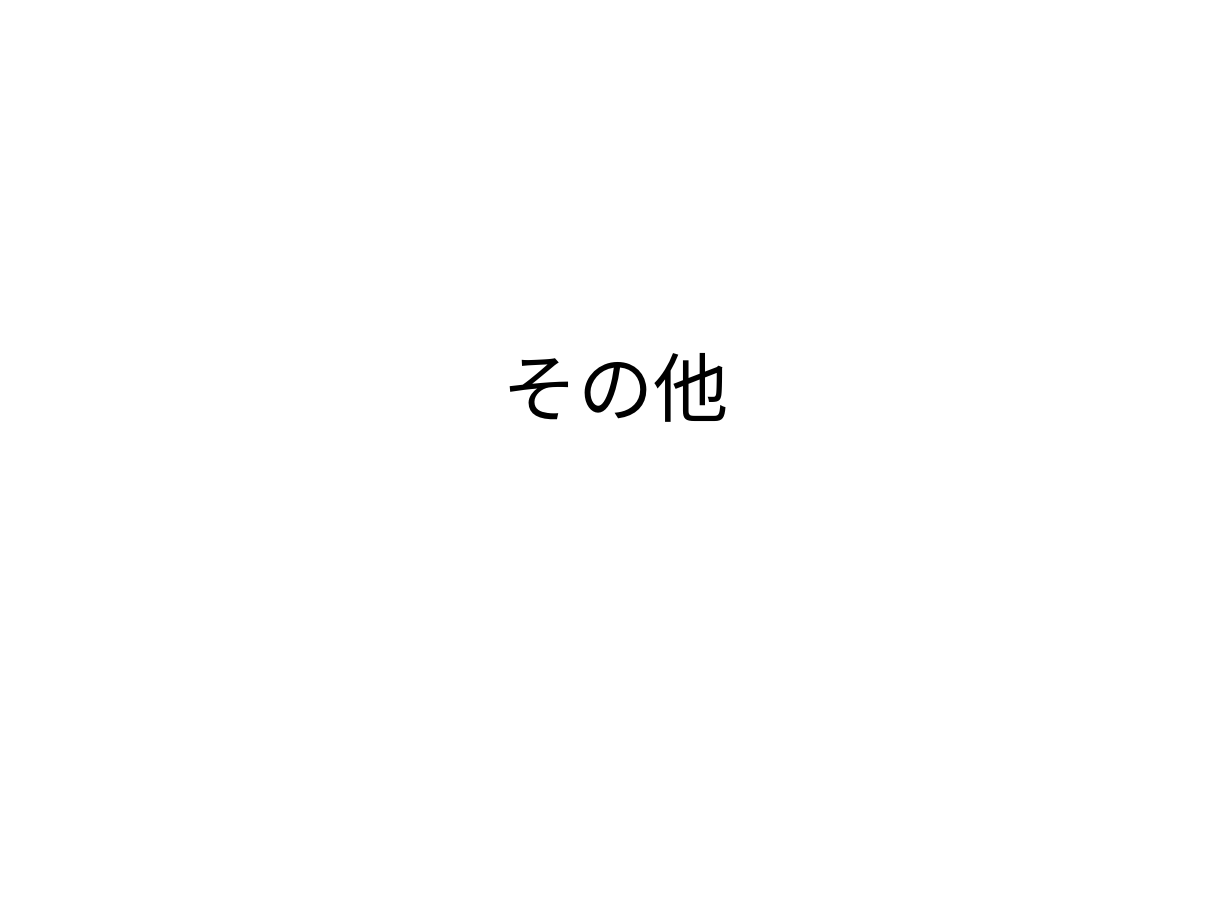
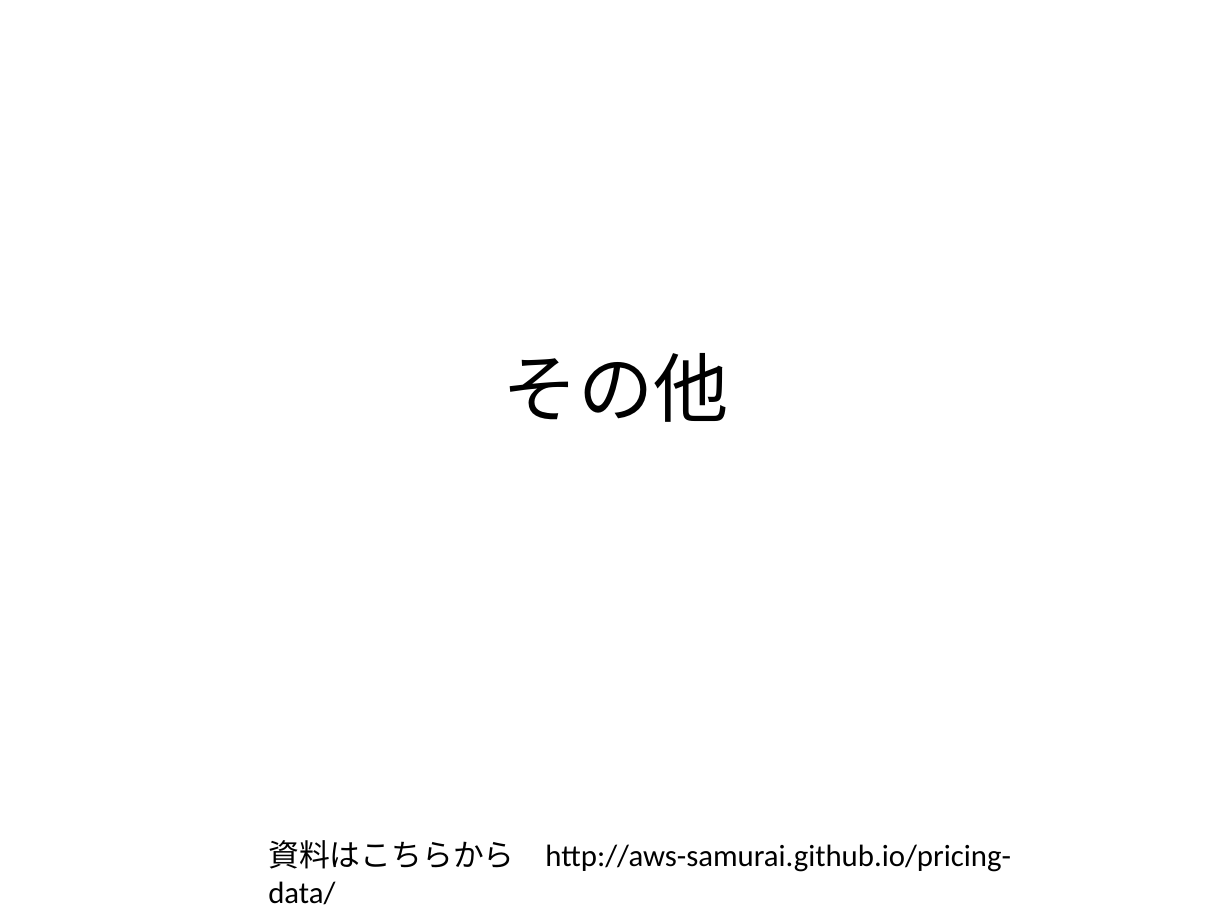
Before and after one commit to aws-samurai/pricing-data, a slide deck: slide 19 of slide/AWS料金体系グランドマスター王者決定戦.pptx. Drawn at 1232x924 pixels with LibreOffice and Linux fonts; fonts in the diff are those of the drawing; background and template pictures are left out. Boxes give left, top, right and bottom in pixels: in the first picture for what was removed or moved away, otherwise in the second. Text is boxed around its words. In the diff, an @@ line names an element or a change of style, - is before the commit and + after.

```diff
--- a/slide/AWS料金体系グランドマスター王者決定戦.pptx
+++ b/slide/AWS料金体系グランドマスター王者決定戦.pptx
@@ text added at (268,840,1011,872), 18 pt, text #000000 @@
+資料はこちらから http://aws-samurai.github.io/pricing-data/
```
Also in this commit, not shown: 27 other slides changed, 1 slide added, 6 other files.
